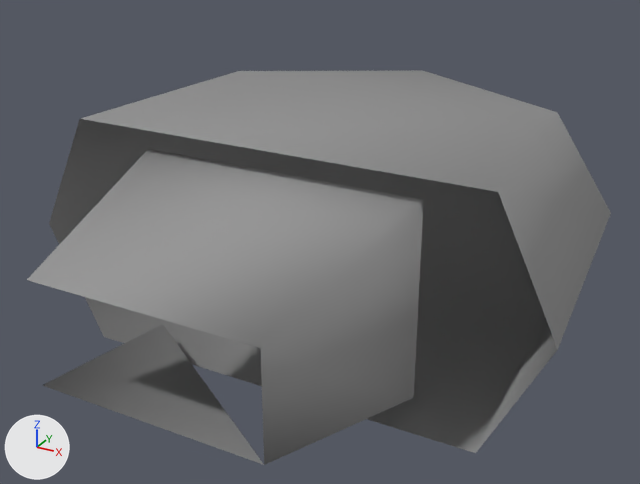
Two versions of the OBJ model Assets/Art/Nova1492/GXConverted/Models/UnitParts/Accessories/datan_common_AcpUnique11_66335c29.obj, one commit apart.
The view is the same before and after, from a 50 mm lens placed at (0.677, -1.18, 0.609), pointed at (-0.02, 0.086, -0.024). The lights are fixed; the arrows at lower left show +X, +Y and +Z. The older version comes first. Where no turn or scale is listed for an object, it has been applied to the vertices.

Objects in the first picture: 'datan_common_AcpUnique11_66335c29'.
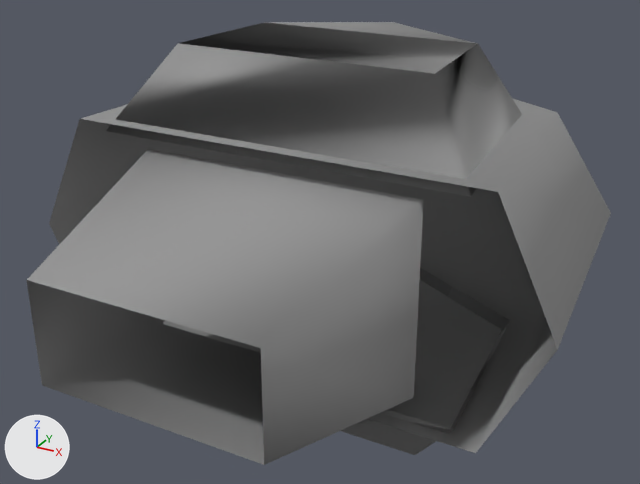
Pixel boxes (x1, y1, x2, y2) of what changed, in the pictures (640 x 484 px):
'datan_common_AcpUnique11_66335c29', reshaped (7% shorter): before (27, 70, 611, 465); after (27, 98, 611, 465)
'datan_common_AcpUnique11_66335c29_mesh01', added: after (106, 22, 522, 455)
part 1 of me_datan_common_acpunique11_66335c29, added: after (27, 280, 264, 464)

Patch to the scene script:
```diff
--- a/Assets/Art/Nova1492/GXConverted/Models/UnitParts/Accessories/datan_common_AcpUnique11_66335c29.obj.py
+++ b/Assets/Art/Nova1492/GXConverted/Models/UnitParts/Accessories/datan_common_AcpUnique11_66335c29.obj.py
@@ me_datan_common_acpunique11_66335c29 @@
 # used by ob_datan_common_acpunique11_66335c29; location = (0.0, 0.0, 0.0)
 # verts and faces of me_datan_common_acpunique11_66335c29; kept vertices keep their numbers, new ones are numbered from 23
 # before: 15 (-0.186, -0.43, 0.083) at pixel (26, 280), 18 (-0.243, -0.091, 0.164) at pixel (148, 148), 19 (0.186, -0.43, -0.083) at pixel (264, 465), 20 (0.243, -0.091, -0.164) at pixel (413, 397), 21 (-0.186, -0.43, -0.083) at pixel (42, 385)
 # before: 22 (-0.243, -0.091, -0.164) at pixel (162, 324)
-me_datan_common_acpunique11_66335c29.from_pydata(...)  # 23 vertices, 27 faces; spans x -0.459..0.459, y -0.43..0.648, z -0.206..0.206
+me_datan_common_acpunique11_66335c29.from_pydata(...)  # 23 vertices, 30 faces; spans x -0.459..0.459, y -0.43..0.648, z -0.206..0.206
+# me_datan_common_acpunique11_66335c29 part 1
+faces += [(19, 22, 20), (15, 18, 21), (18, 22, 21)]
 me_datan_common_acpunique11_66335c29.materials.append(mat_datan_common_acpunique11_66335c29)
@@ me_datan_common_acpunique11_66335c29_mesh01 @@
+me_datan_common_acpunique11_66335c29_mesh01.from_pydata(...)  # 20 vertices, 26 faces; spans x -0.317..0.317, y -0.108..0.426, z -0.326..0.326
+me_datan_common_acpunique11_66335c29_mesh01.materials.append(mat_datan_common_acpunique11_66335c29)  # picture img_datan_common_acpunique11_66335c29_tga
@@ ob_datan_common_acpunique11_66335c29_mesh01 @@
+ob_datan_common_acpunique11_66335c29_mesh01 = bpy.data.objects.new('datan_common_AcpUnique11_66335c29_mesh01', me_datan_common_acpunique11_66335c29_mesh01)
+ob_datan_common_acpunique11_66335c29_mesh01.location = (0.0, 0.0, 0.0)
```
